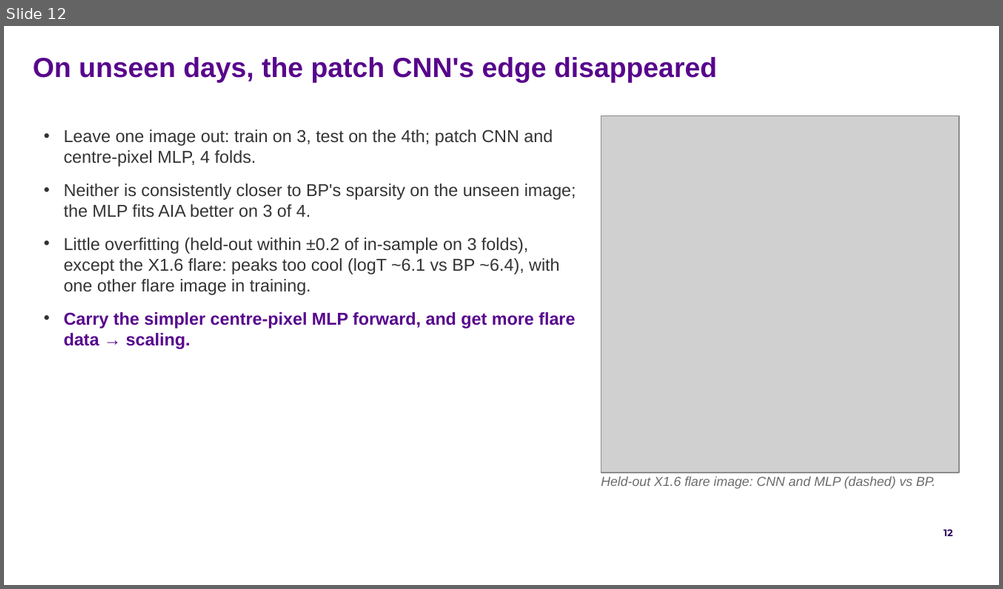
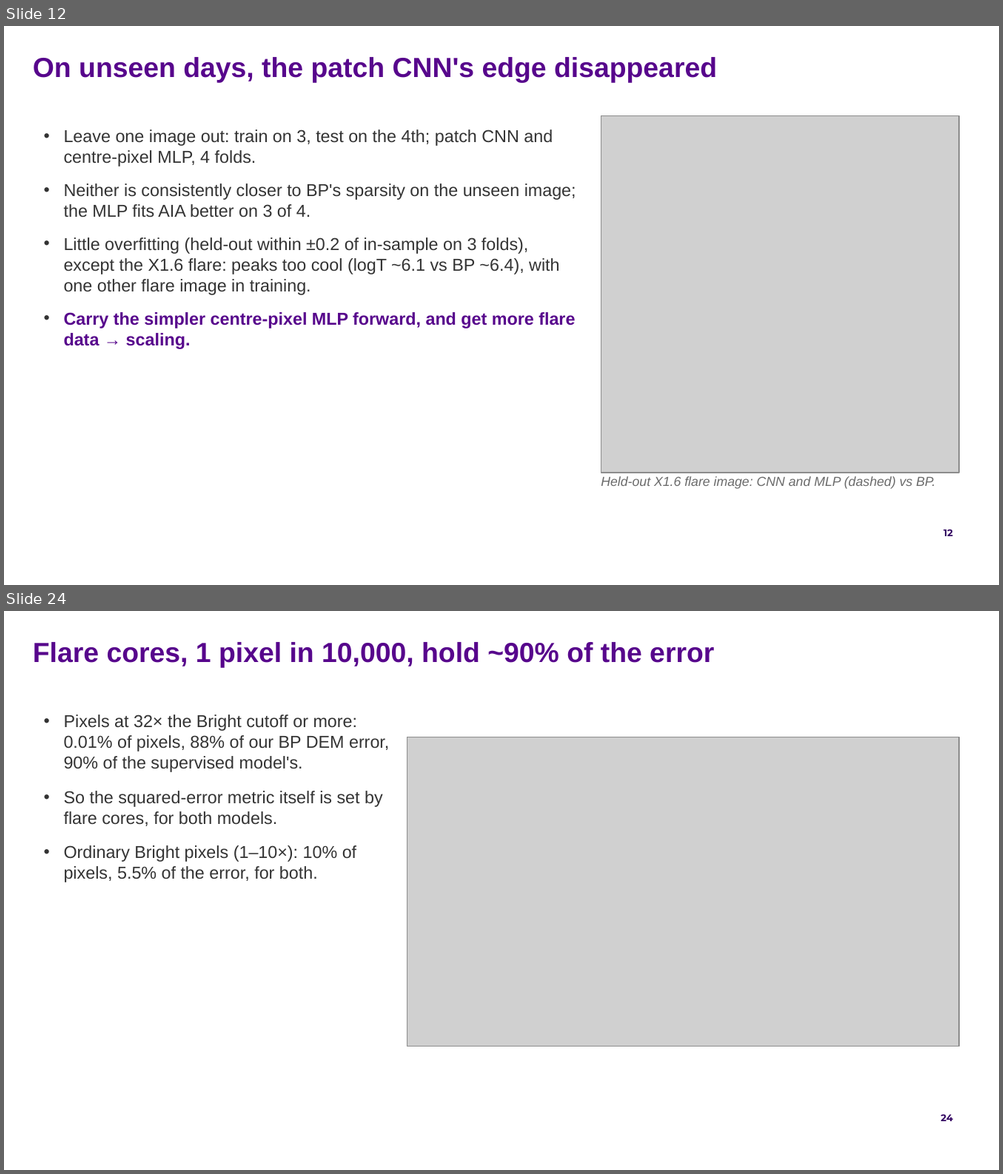
Before and after one commit to FruitPnchSamuraiG/solar-dem-inversion, a slide deck: slides/DEM_deck_v2.pptx. Shown one above the other, each under a label of ours: slide 12 before the commit, slides 12 and 24 after it; the slides between them are not shown. The pictures are 1003x589 and 1003x1174 pixels, drawn with LibreOffice and Linux fonts; fonts in the diff are those of the drawing; grey boxes stand for pictures; background and template pictures are left out. Boxes give left, top, right and bottom in pixels: in the first picture for what was removed or moved away, otherwise in the second. Text is boxed around its words. In the diff, an @@ line names an element or a change of style, - is before the commit and + after.

```diff
--- a/slides/DEM_deck_v2.pptx
+++ b/slides/DEM_deck_v2.pptx
@@ slide 24 added at [4, 611, 999, 1170], background #FFFFFF; not listed: 1 template element that a slide beside it also shows @@
@@ text added at [33, 642, 714, 668], 20 pt, text #57068C, bold @@
+Flare cores, 1 pixel in 10,000, hold ~90% of the error
@@ text added at [64, 715, 389, 883], 12.5 pt, text #333333 @@
+• Pixels at 32× the Bright cutoff or more: 0.01% of pixels, 88% of our BP DEM error, 90% of the supervised model's.
+• So the squared-error metric itself is set by flare cores, for both models.
+• Ordinary Bright pixels (1–10×): 10% of pixels, 5.5% of the error, for both.
@@ picture added at [407, 738, 959, 1047] @@
```
Also in this commit, not shown: 1 slide changed, 18 other slides added, 3 other files.
